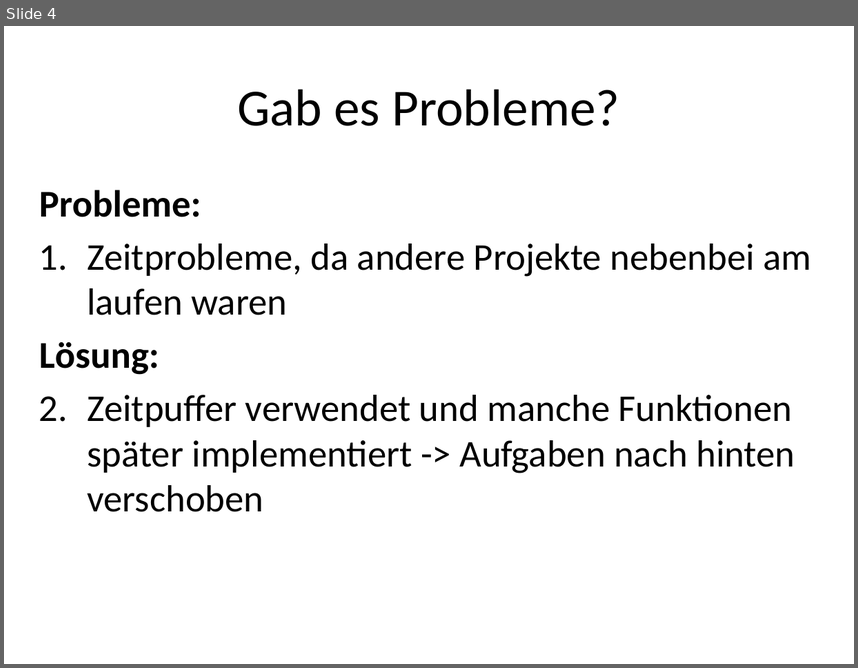
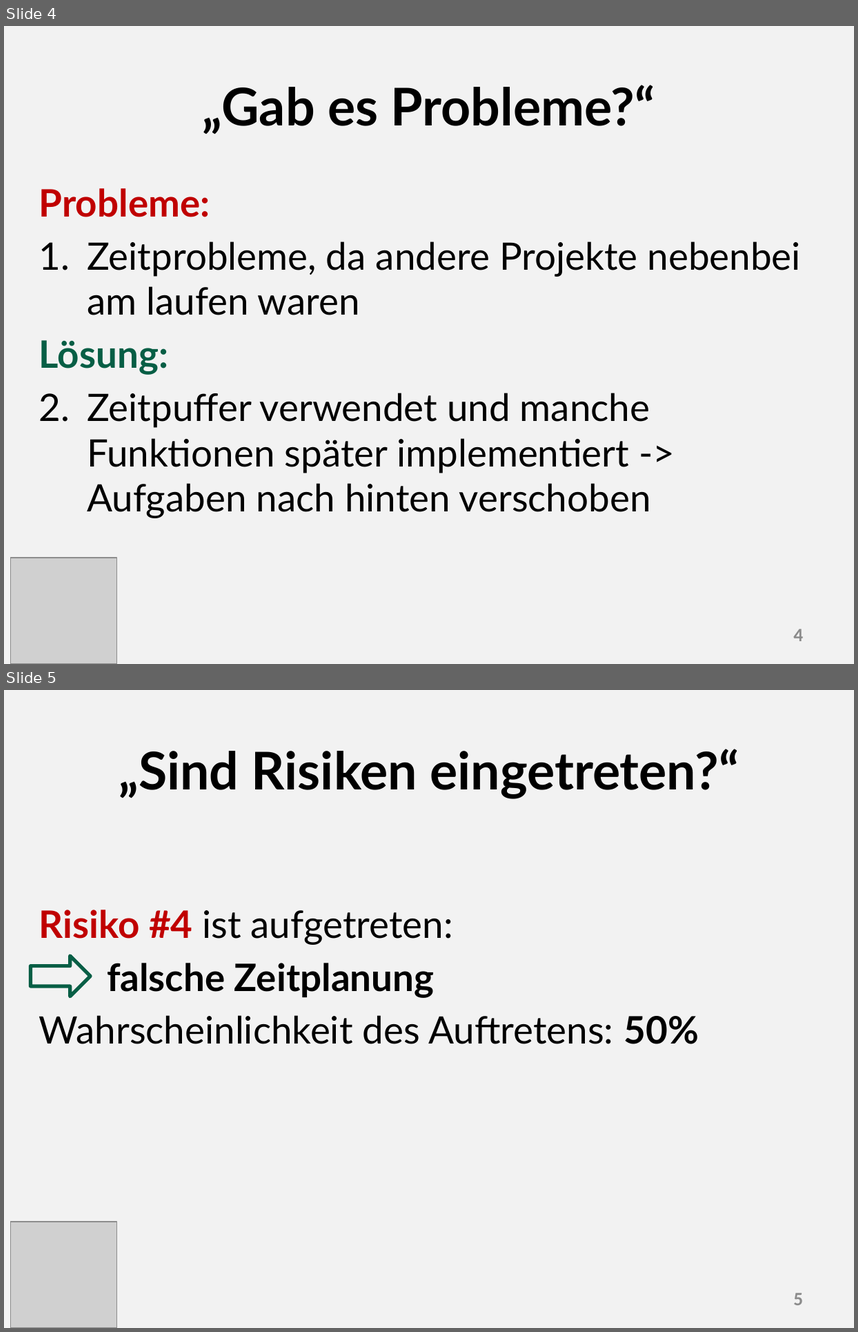
Before and after one commit to valeriapag/E-Mood-Tracker, a slide deck: Doku/Präsentation.pptx. Shown one above the other, each under a label of ours: slide 4 before the commit, slides 4 and 5 after it. The pictures are 858x668 and 858x1332 pixels, drawn with LibreOffice and Linux fonts; fonts in the diff are those of the drawing; grey boxes stand for pictures. Boxes give left, top, right and bottom in pixels: in the first picture for what was removed or moved away, otherwise in the second. Text is boxed around its words. In the diff, an @@ line names an element or a change of style, - is before the commit and + after.

```diff
--- a/Doku/Präsentation.pptx
+++ b/Doku/Präsentation.pptx
@@ slide 5 added at box(4, 690, 854, 1328), background #BFBFBF at 19% opacity @@
@@ title added at box(119, 749, 739, 798), 44 pt, text #000000, bold @@
+„Sind Risiken eingetreten?“
@@ text added at box(39, 909, 699, 1044), 32 pt, text #000000 @@
+Risiko #4 ist aufgetreten:
+falsche Zeitplanung
+Wahrscheinlichkeit des Auftretens: 50%
@@ right arrow added at box(30, 955, 90, 996), outline #075E45 3 pt @@
@@ picture added at box(11, 1221, 117, 1328) @@
@@ page number added at box(793, 1292, 803, 1305), 16 pt, text #8C8C8C, bold @@
+5
@@ slide 4 changed as well @@
@@ background #FFFFFF to #BFBFBF at 19% opacity @@
@@ title at box(203, 85, 655, 134): text changed; font Calibri to Lato; bold on @@
-Gab es Probleme?
+„Gab es Probleme?“
@@ text "Probleme:" at box(39, 188, 801, 518): font Calibri to Lato; text colour #000000 to #C00000 in "Probleme:"; text colour #000000 to #075E45 in "Lösung:" @@
@@ picture added at box(11, 557, 117, 664) @@
@@ page number added at box(793, 628, 803, 641), 16 pt, text #8C8C8C, bold @@
+4
```
Also in this commit, not shown: 4 other slides changed, 2 other slides added, 2 other files.
